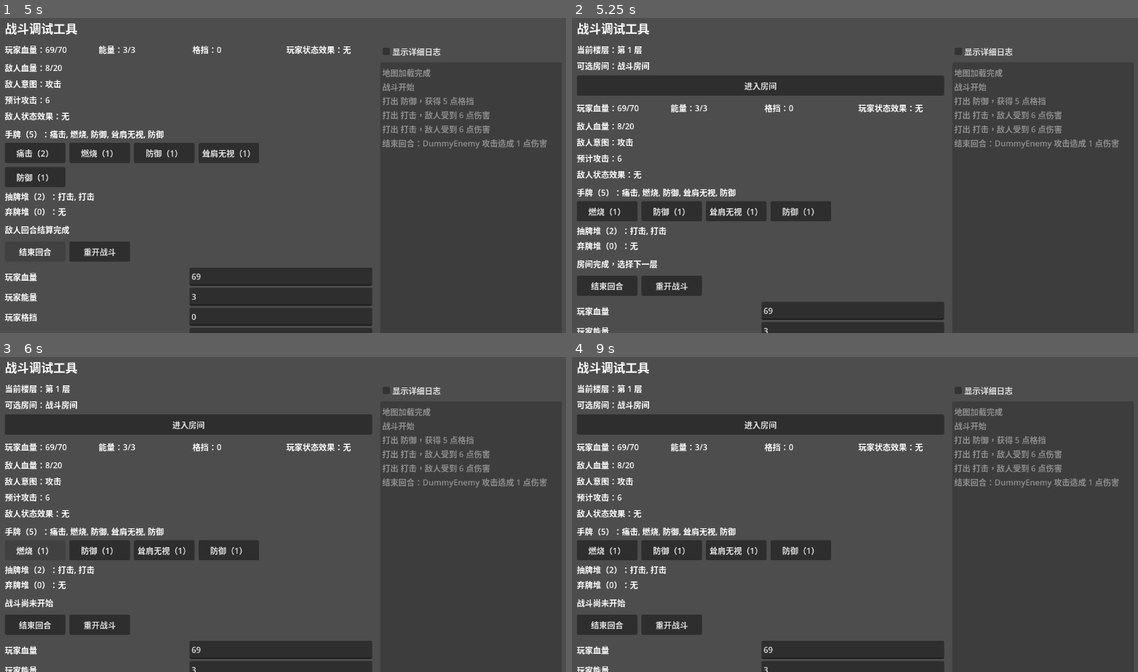
Above: before the commit, frames 1-4 (two rows, left to right).
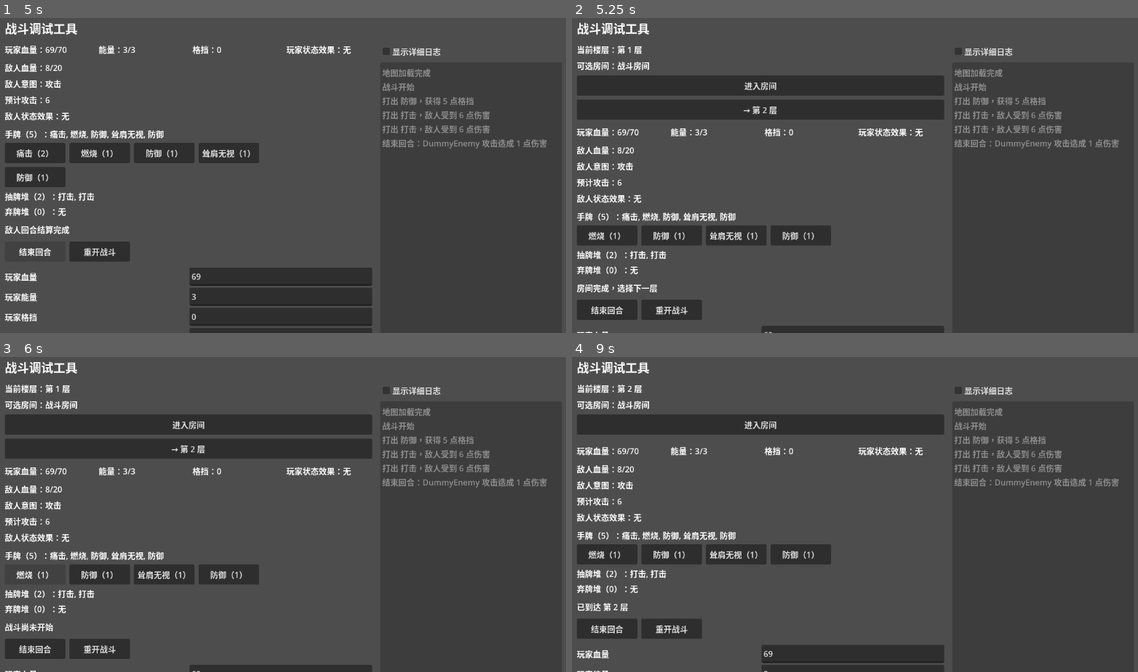
Above: after the commit, the same moments.

Repository: jxqxn/Godot-Game
Game: Godot game, scene res://scenes/stm/battle_debug_scene.tscn
Same seed, same stepped clock (60 frames per second), same inputs: the game is played once before the commit and once after it.
Inputs (mouse positions are in pixels of both pictures, inside the frame that each line leads up to):
- Up to frame 1 (5 s): click (283, 285) at 0.52 s; type "Alex" at 0.6 s; click (283, 307) at 0.75 s; type "12" at 0.83 s; click (283, 326) at 0.98 s; type "12" at 1.07 s; click "进入房间" at 1.25 s; click "防御（1）" at 2 s; click "打击（1）" at 2.75 s; click "打击（1）" at 3.5 s; click "结束回合" at 4.25 s
- Up to frame 2 (5.25 s): click "痛击（2）" at 5 s
- Up to frame 3 (6 s): click "燃烧（1）" at 5.75 s
- Up to frame 4 (9 s): click "防御（1）" at 6.5 s; click "耸肩无视（1）" at 7.25 s; click "防御（1）" at 8 s; click (758, 448) at 8.75 s, where only the run after the commit has a clickable "→ 第 2 层"

Frame 1 is identical in both runs. In frame 2, 17% of the frame differs, in the area x 0-66%, y 26-100%; in frame 3, 16%; in frame 4, 6.3%.
Error in both runs: Attempted to free a locked object (calling or emitting). (res://scripts/stm/debug/battle_debug_scene.gd:885)

Commit message:
fix: verify combat win before completing combat rooms

Diff:
--- a/scripts/stm/engine/game_flow.gd
+++ b/scripts/stm/engine/game_flow.gd
@@ -62,7 +62,10 @@
 	if _current_room == null:
 		return false
 	if _is_combat_room_type(_current_room.get_room_type()):
-		return false
+		var result := _current_combat_result()
+		if result != TypesScript.TerminalResult.COMBAT_WIN:
+			return false
+		return handle_combat_result(result)
 	_current_room.complete(_game_state)
 	return true
 
@@ -109,3 +112,14 @@
 
 func _is_combat_room_type(room_type: String) -> bool:
 	return room_type == "combat" or room_type == "boss"
+
+
+func _current_combat_result() -> int:
+	if _game_state == null or _game_state.current_combat == null:
+		return TypesScript.TerminalResult.NONE
+	var combat = _game_state.current_combat
+	if combat.has_method("check_combat_end"):
+		var result = combat.check_combat_end(_game_state)
+		if typeof(result) == TYPE_INT:
+			return int(result)
+	return TypesScript.TerminalResult.NONE
